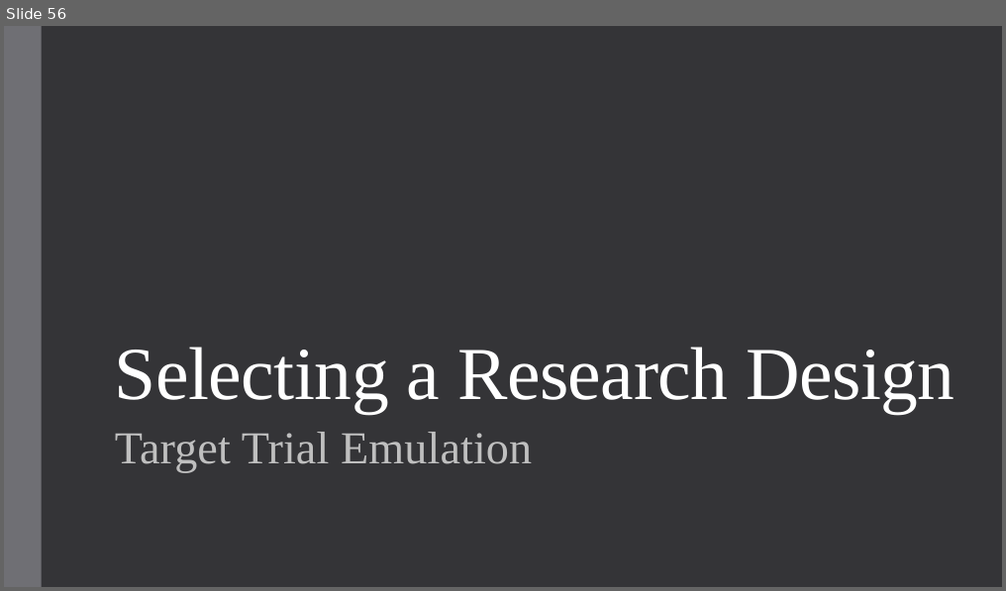
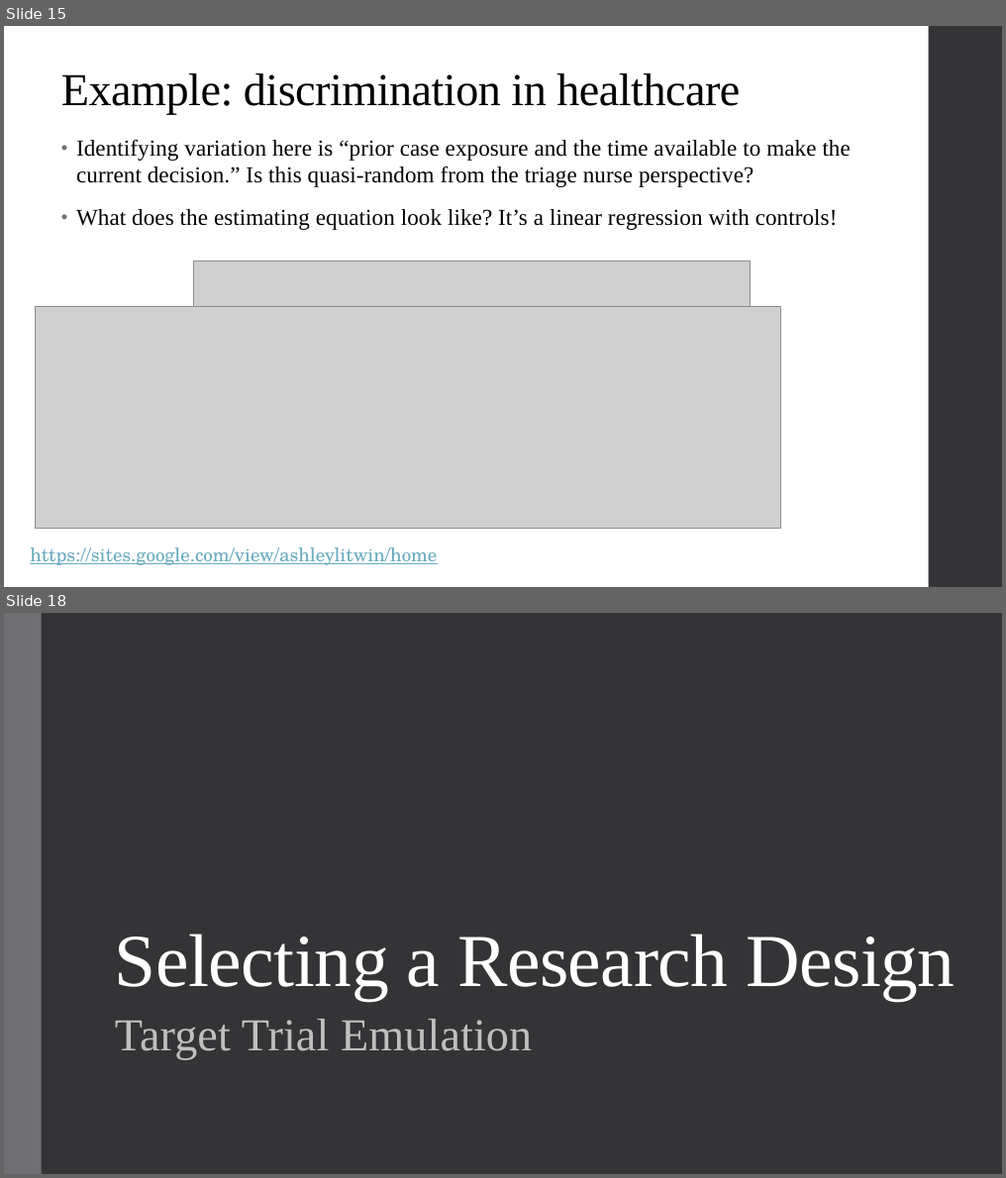
Before and after one commit to alex-hoagland/HAD5744, a slide deck: Lecture05_DataCleaning/Lecture5_DataCleaning-ResearchDesign.pptx. Shown one above the other, each under a label of ours: slide 56 before the commit, slides 15 and 18 after it; the slides between them are not shown. The pictures are 1006x591 and 1006x1178 pixels, drawn with LibreOffice and Linux fonts; fonts in the diff are those of the drawing; grey boxes stand for pictures. Boxes give left, top, right and bottom in pixels: in the first picture for what was removed or moved away, otherwise in the second. Text is boxed around its words. In the diff, an @@ line names an element or a change of style, - is before the commit and + after.

```diff
--- a/Lecture05_DataCleaning/Lecture5_DataCleaning-ResearchDesign.pptx
+++ b/Lecture05_DataCleaning/Lecture5_DataCleaning-ResearchDesign.pptx
@@ slide 15 added at [4, 26, 1002, 587], background #FFFFFF @@
@@ rectangle added at [929, 26, 1002, 587], fill #353537 @@
@@ title added at [61, 74, 740, 115], 44 pt, text #000000 @@
+Example: discrimination in healthcare
@@ text added at [76, 139, 850, 230], 22 pt, text #000000 @@
+• Identifying variation here is “prior case exposure and the time available to make the current decision.” Is this quasi-random from the triage nurse perspective?
+• What does the estimating equation look like? It’s a linear regression with controls!
@@ picture added at [193, 261, 750, 311] @@
@@ picture added at [36, 307, 780, 529] @@
@@ text added at [30, 548, 437, 566], 18 pt, text #67AABF, underline @@
+https://sites.google.com/view/ashleylitwin/home
@@ what was slide 56 is now slide 18 @@
```
Also in this commit, not shown: 4 slides changed, 15 other slides added.
